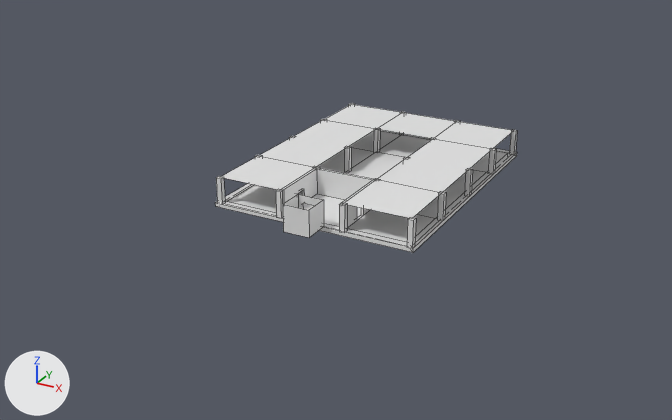
Renders of the FBX model Assets/Models/spatialfree/building.fbx from each side of a commit.
Rendered twice from a 50 mm camera at (29.6, -49.2, 26.6) aimed at (-2.1, 8.3, -2.2). Every picture has the same lights, and +X, +Y and +Z are marked at lower left. Mesh edges are drawn as thin lines. Where no turn or scale is listed for an object, it has been applied to the vertices.

The first picture shows 'Elevator', 'Floor'.
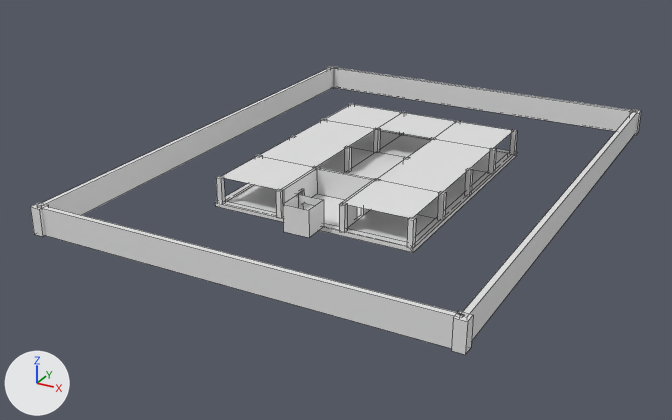
Pixel boxes [x1, y1, x2, y2] of what changed, in the pictures (672 x 420 px):
'Floor', reshaped (103% wider, 93% taller)
    before: [216, 103, 517, 252]
    after: [30, 66, 641, 355]
part 1 of me_cube_001, added
    after: [327, 66, 338, 88]
part 2 of me_cube_001, added
    after: [630, 109, 641, 135]
part 3 of me_cube_001, added
    after: [451, 311, 473, 355]
part 4 of me_cube_001, added
    after: [30, 203, 48, 237]
part 5 of me_cube_001, added
    after: [40, 206, 464, 348]
part 6 of me_cube_001, added
    after: [335, 68, 631, 131]
part 7 of me_cube_001, added
    after: [460, 112, 637, 342]
part 8 of me_cube_001, added
    after: [38, 68, 332, 215]

Edits to the bpy script that builds the scene:
```text
Change me_cube_001:
    where me_cube_001.from_pydata(...)  # 234 vertices, 173 faces; spans x -7.8..7.8, y 0.7..21.3, z -0.2..2.0
    used by ob_floor; location = (0.0, 0.0, 0.0)
    me_cube_001 part 1: a new loose piece, a box spanning x -15.4..-14.6, y 30.6..31.4, z 0.0..2.0, in mat_material (white #e7e7e7)
    me_cube_001 part 2: a new loose piece, a box spanning x 14.6..15.4, y 30.6..31.4, z 0.0..2.0, in mat_material (white #e7e7e7)
    me_cube_001 part 3: a new loose piece, a box spanning x 14.6..15.4, y -9.4..-8.6, z 0.0..2.0, in mat_material (white #e7e7e7)
    me_cube_001 part 4: a new loose piece, a box spanning x -15.4..-14.6, y -9.4..-8.6, z 0.0..2.0, in mat_material (white #e7e7e7)
    me_cube_001 part 5: a new loose piece, a box spanning x -15.0..15.0, y -9.2..-8.8, z 0.0..2.0, in mat_material (white #e7e7e7)
    me_cube_001 part 6: a new loose piece, a box spanning x -15.0..15.0, y 30.8..31.2, z 0.0..2.0, in mat_material (white #e7e7e7)
    me_cube_001 part 7: a new loose piece, a box spanning x 14.8..15.2, y -9.0..31.0, z 0.0..2.0, in mat_material (white #e7e7e7)
    me_cube_001 part 8: a new loose piece, a box spanning x -15.2..-14.8, y -9.0..31.0, z 0.0..2.0, in mat_material (white #e7e7e7)
```
